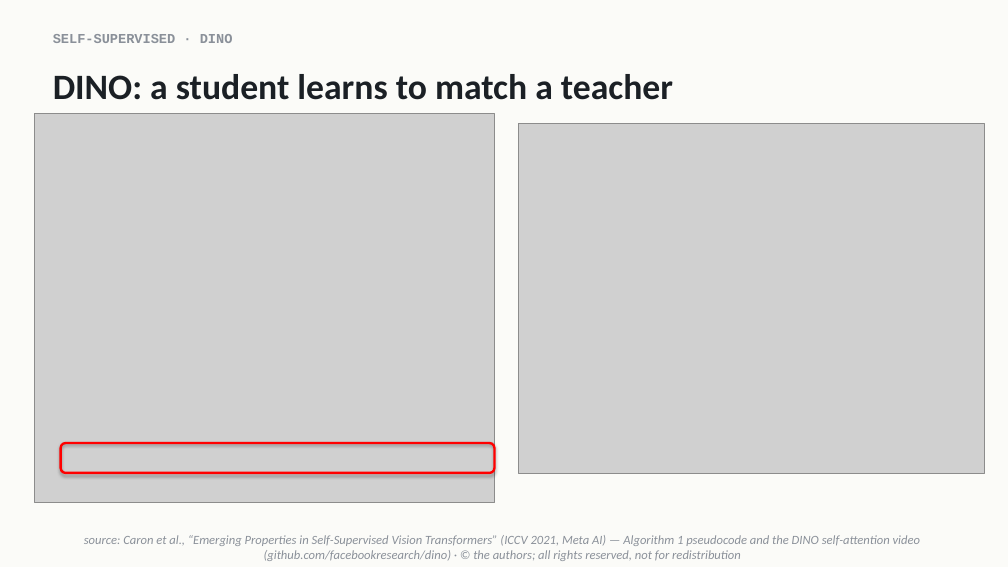
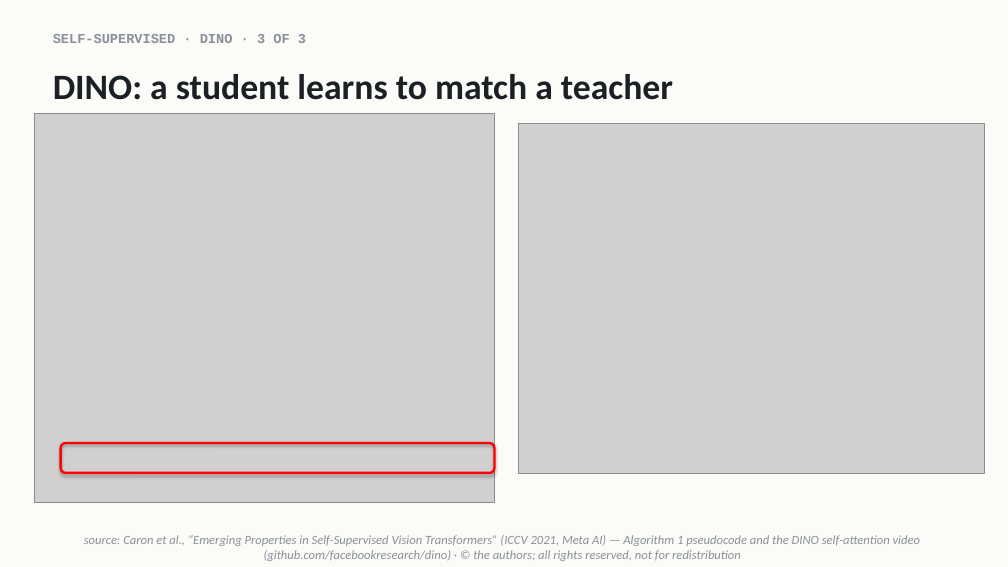
Before and after one commit to indigobio/msacl_dl_course, a slide deck: slide 24 of slides/pptx/lecture11_unsupervised.pptx. Drawn at 1008x567 pixels with LibreOffice and Linux fonts; fonts in the diff are those of the drawing; grey boxes stand for pictures. Boxes give left, top, right and bottom in pixels: in the first picture for what was removed or moved away, otherwise in the second. Text is boxed around its words. In the diff, an @@ line names an element or a change of style, - is before the commit and + after.

```diff
--- a/slides/pptx/lecture11_unsupervised.pptx
+++ b/slides/pptx/lecture11_unsupervised.pptx
@@ text at (53,34,306,43): text changed @@
-SELF-SUPERVISED · DINO
+SELF-SUPERVISED · DINO · 3 OF 3
```
Also in this commit, not shown: 4 other slides changed, 5 other files.
